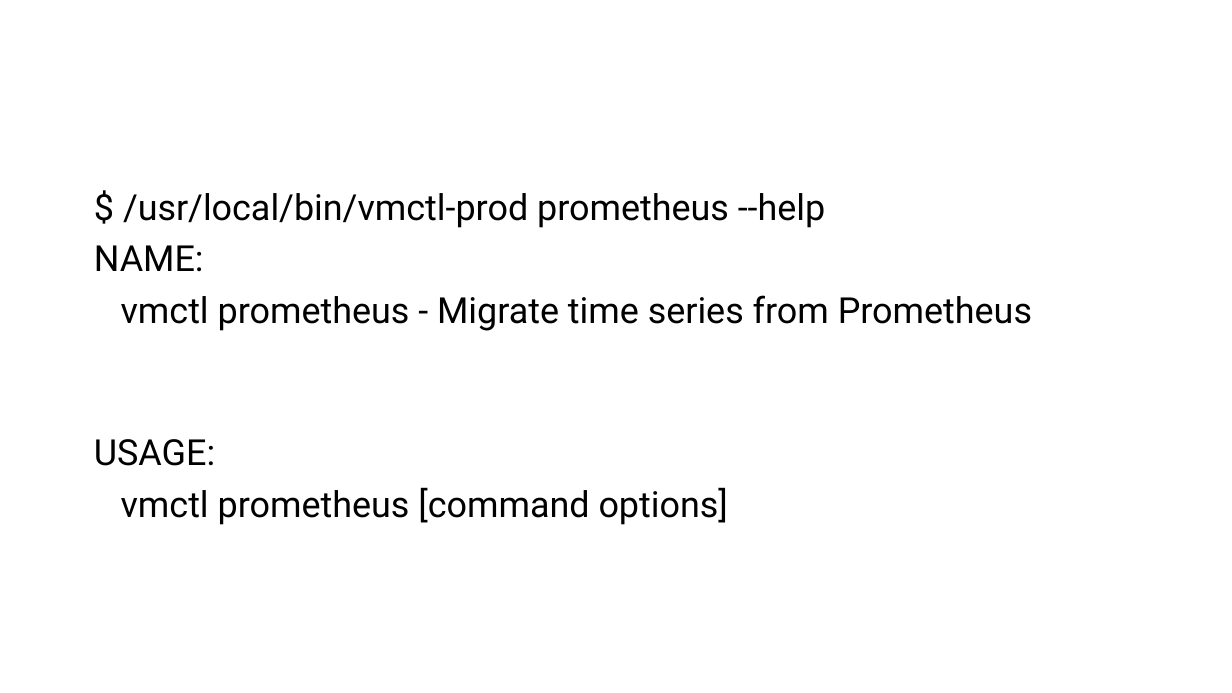
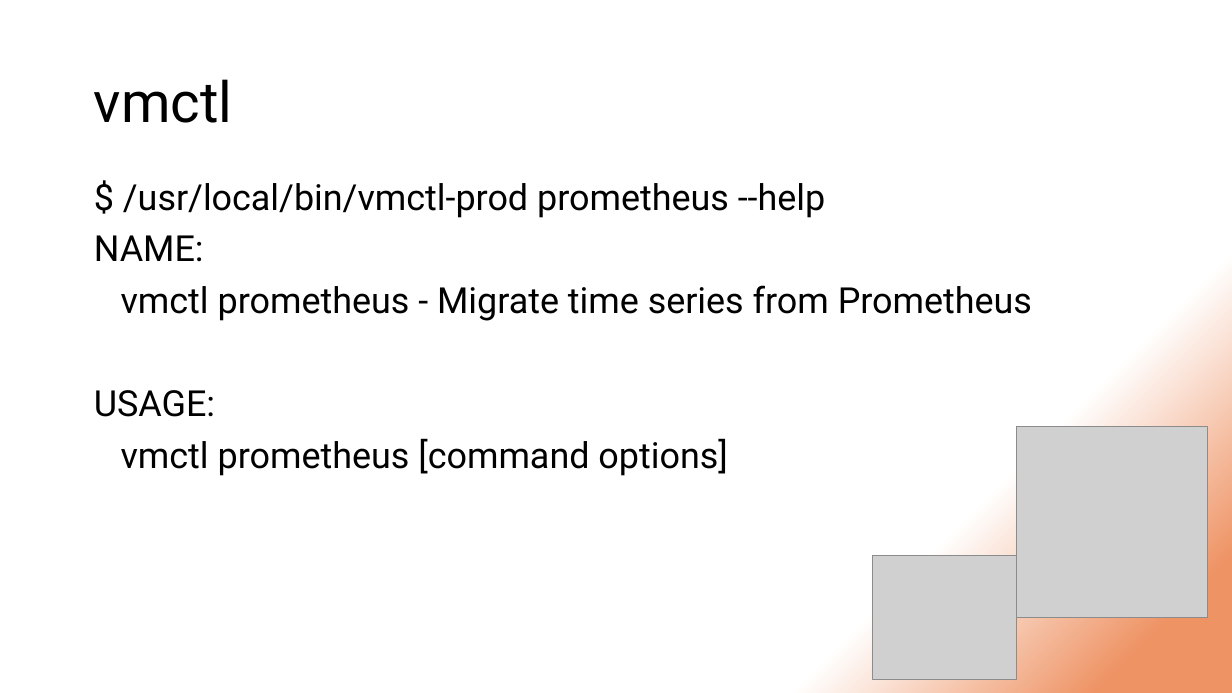
Before and after one commit to DStefanow/victoriametrics-poc, a slide deck: slide 33 of presentation-content/migrating-from-prometheus-to-vm.pptx. Drawn at 1232x693 pixels with LibreOffice and Linux fonts; fonts in the diff are those of the drawing; grey boxes stand for pictures. Boxes give left, top, right and bottom in pixels: in the first picture for what was removed or moved away, otherwise in the second. Text is boxed around its words. In the diff, an @@ line names an element or a change of style, - is before the commit and + after.

Commit message:
Change background for presentation

```diff
--- a/presentation-content/migrating-from-prometheus-to-vm.pptx
+++ b/presentation-content/migrating-from-prometheus-to-vm.pptx
@@ background #FFFFFF to gradient #FFFFFF to #EE9364 @@
@@ title added at (x1=94, y1=79, x2=233, y2=123), 44 pt, text #000000 @@
+vmctl
@@ text "$ /usr/local/bin/vmctl-prod prometheus --help" rewrapped from (x1=94, y1=193, x2=1032, y2=525) to (x1=94, y1=183, x2=1032, y2=476) @@
@@ picture added at (x1=1017, y1=427, x2=1208, y2=618) @@
@@ picture added at (x1=872, y1=555, x2=1017, y2=679) @@
```
Also in this commit, not shown: 46 other slides changed, 3 slides added, 3 slides removed.
